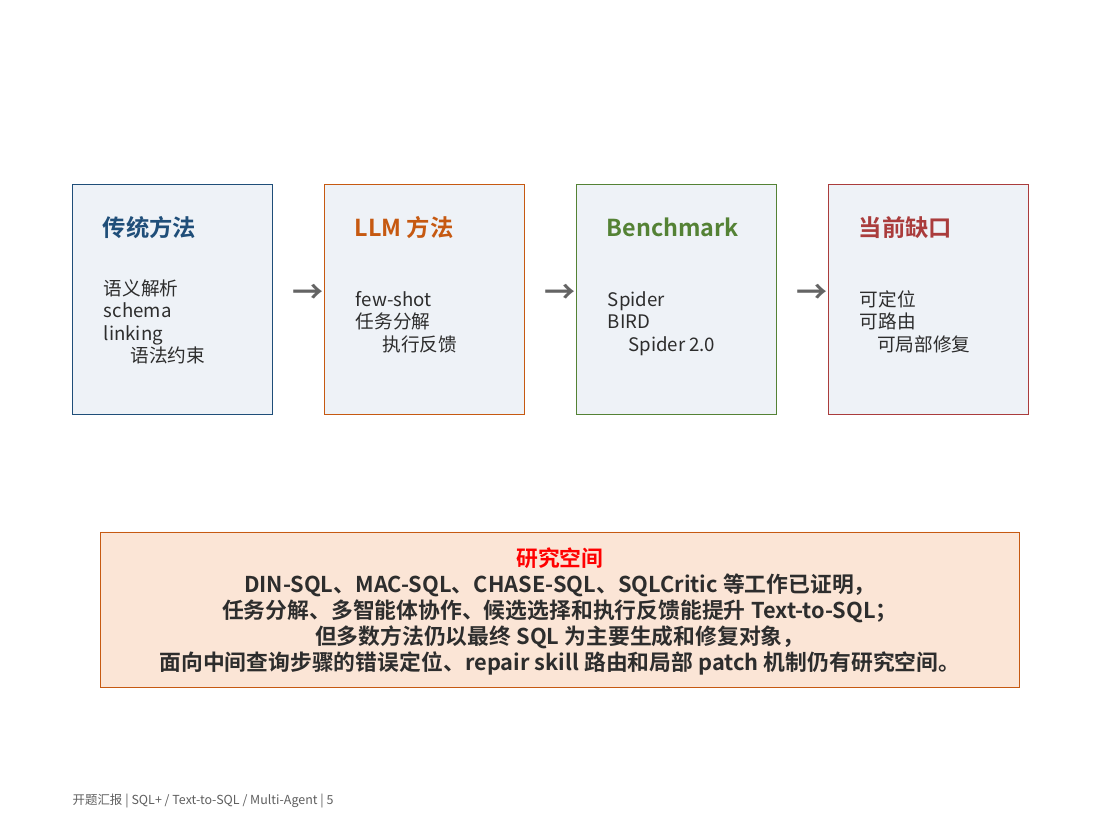
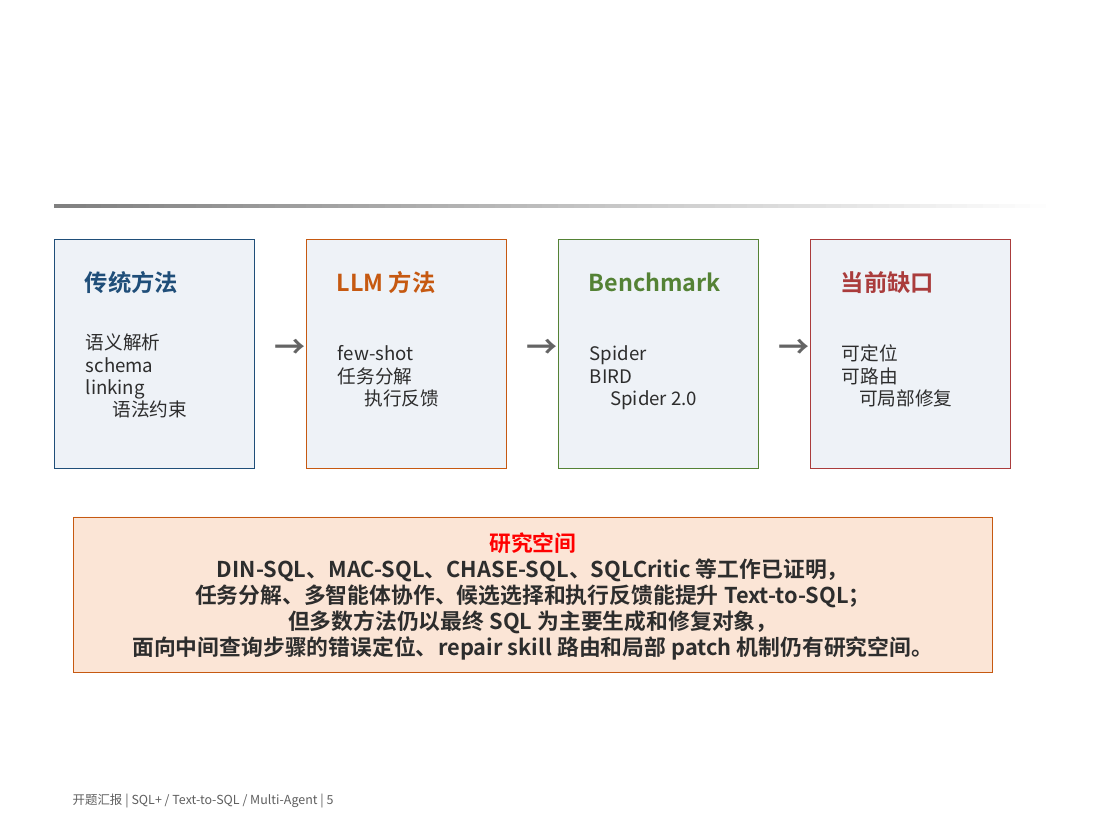
Before and after one commit to 3444374/nl2sql, a slide deck: slide 5 of docs/opening/opening_ppt_template_version_v3.pptx. Drawn at 1120x840 pixels with LibreOffice and Linux fonts; fonts in the diff are those of the drawing; background and template pictures are left out. Boxes give left, top, right and bottom in pixels: in the first picture for what was removed or moved away, otherwise in the second. Text is boxed around its words. In the diff, an @@ line names an element or a change of style, - is before the commit and + after.

```diff
--- a/docs/opening/opening_ppt_template_version_v3.pptx
+++ b/docs/opening/opening_ppt_template_version_v3.pptx
@@ rectangle removed at (43, 121, 1079, 773) @@
@@ rectangle added at (54, 204, 1062, 207), fill gradient #808080 to #FFFFFF @@
@@ 11 texts, 4 rectangles: place and size @@
-11 texts, 4 rectangles at (73, 185, 1028, 414)
+11 texts, 4 rectangles at (55, 240, 1010, 469)
@@ rectangle "研究空间": place and size @@
-rectangle "研究空间" at (101, 532, 1019, 688)
+rectangle "研究空间" at (74, 517, 992, 673)
```
Also in this commit, not shown: 5 other slides changed, 7 other files.
